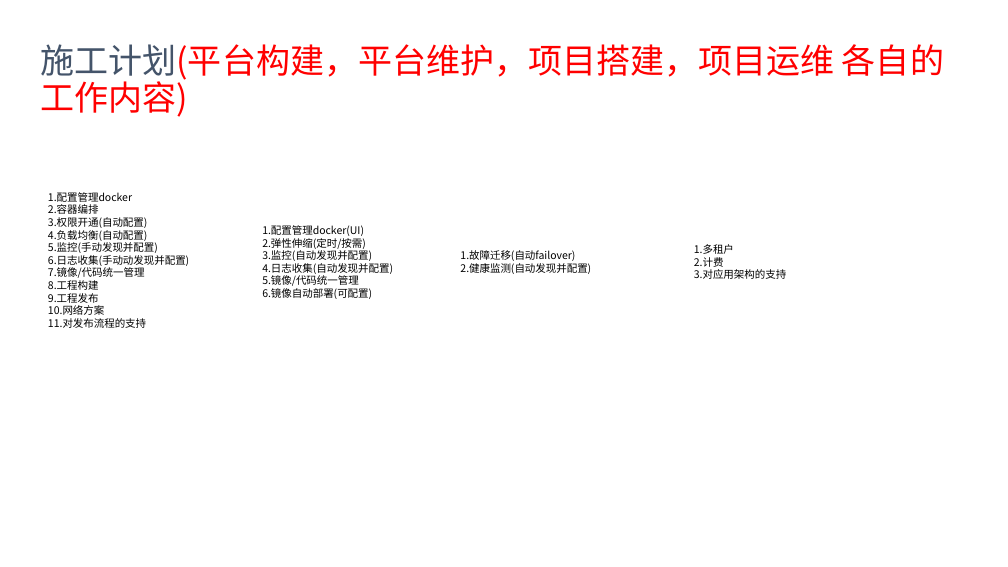
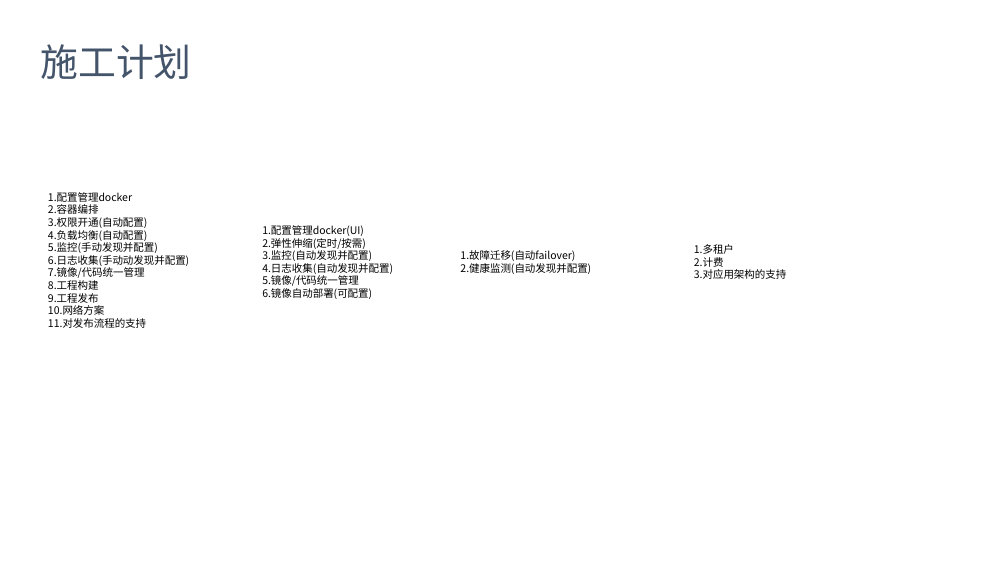
Before and after one commit to barrett-li/document, a slide deck: slide 25 of docker/docker_Paas方案V101.pptx (slide 20 before the commit). Drawn at 1008x567 pixels with LibreOffice and Linux fonts; fonts in the diff are those of the drawing. Boxes give left, top, right and bottom in pixels: in the first picture for what was removed or moved away, otherwise in the second. Text is boxed around its words. In the diff, an @@ line names an element or a change of style, - is before the commit and + after.

```diff
--- a/docker/docker_Paas方案V101.pptx
+++ b/docker/docker_Paas方案V101.pptx
@@ title at <box>40,44,191,79</box>: text changed; size 32.4 to 36 pt; text colour #FF0000 to #44546A @@
-施工计划(平台构建，平台维护，项目搭建，项目运维 各自的工作内容)
+施工计划
```
Also in this commit, not shown: 2 other slides changed, 13 slides added, 3 other files.
